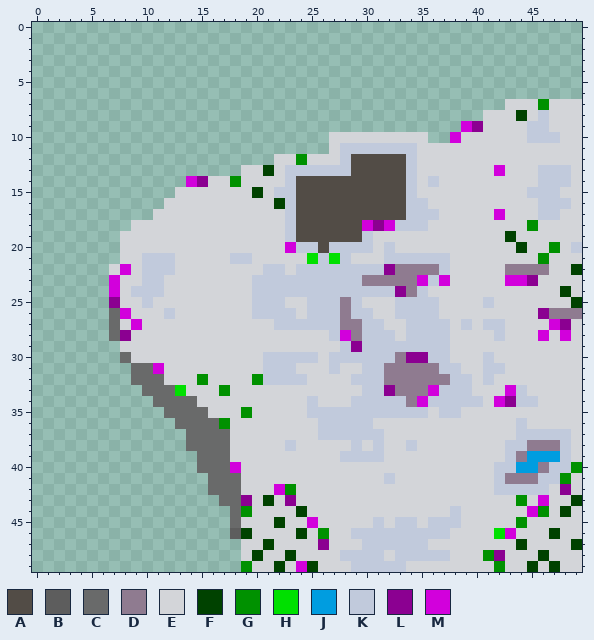
Edited in one commit: pixel-art file (rughai/tiles/tiled/r_0_0/prop map/r_0_0_mm.ase). Above is the file before it was changed.
50x50 pixels, 1 frame.
Visible layers, top first: "r_veg_0", "r_grass_1", "r_grass_0", "r_tree_s", "r_tree_m", "r_tree_l", "Layer".
Palette (. is transparent): A #524c46  B #5d5d5d  C #696a6a  D #8f7b90  E #d3d5d9  F #004200  G #009100  H #00e000  J #009de0  K #c1cadc  L #8b0091  M #d200dc
Pixels before (only the part around the change), first column x 2:
 0 ................................................
 1 ................................................
 2 ................................................
 3 ................................................
 4 ................................................
 5 ................................................
 6 ................................................
 7 .........................................EEEGEEE
 8 .......................................EEEFEKEEE
 9 .....................................MLEEEEKKEEE
10 .........................EEEEEEEEE..MEEEEEEKKKEE
11 .........................EKKKKKKKEEEEEEEEEEEEEEE
12 ....................EEGEEEKAAAAAKEEEEEEEEEEEEEEE
13 .................EEFEKKKKKKAAAAAKEEEEEEEMEEEKKKE
14 ............MLEEGEEEEKAAAAAAAAAAKEKEEEEEEEEEKKKE
15 ...........EEEEEEEFEKKAAAAAAAAAAKEEEEEEEEEEKKKEE
16 ..........EEEEEEEEEEFKAAAAAAAAAAKKEEEEEEEEEEKKKE
17 .........EEEEEEEEEEEEKAAAAAAAAAAKKKEEEEEMEEEKKEE
18 .......EEEEEEEEEEEEEEKAAAAAAMLMKKKEEEEEEEEEGEEEE
19 ......EEEEEEEEEEEEEEEKAAAAAAKEEEEEEEEEEEEFEEEEEE
20 ......EEEEEEEEEEEEEEEMKKAKKKKEKEEEEEEEEEEEFEEGEK
21 ......EEKKKEEEEEKKEEEEEHKHKEEEKKKKKKEEEEEEEEGEEE
22 .....EMEKKKEEEEEEEEKKEKKKKKKKKLDDDDKEEEEEDDDDEEF
23 .....MEEKKEEEEEEEEKKKKKKKKKKDDDDDMKMEEEEEMMLEEEE
24 .....MEKKKEEEEEEEEKKKKKKKKKKKKKLDKEEEEEEEEEEEEFE
25 .....LEEKEEEEEEEEEKKKEEKKKDKEEEKKKKEEEEKEEEEEEEF
26 .....CMEEEKEEEEEEEKKKKEKKKDKKEEKKKKEEEEEEEEELDDD
27 .....CEMEEEEEEEEEEEEKKKKKKDDKKEEKKKKEKEKKEEEEMLE
28 .....CLEEEEEEEEEEEEEEEEEEKMDKKKEKKKKEEEEKEEEMEME
29 ......EEEEEEEEEEEEEEEEEEEEKLKKKKKKKKEEEEEEEEEEEE
30 ......CEEEEEEEEEEEEKKKKKEKKKKKKDLLKKEEEKEEEEEEEE
31 .......CCMEEEEEEEEEKKKEEEKEEKKDDDDDKKEEKKEEEEEEE
32 .......CCCEEEGEEEEGKKKKEEEEKKKDDDDDDKKEKEEEEEEEE
33 ........CCCHEEEGEEEEEEEEEEEEKKLDDDMKKKEEEMKEEEEE
34 .........CCCCEEEEEEEEEEKEEEKKKKKDMKKKKKEMLKKEEEE
35 ..........CCCCEEEGEEEEEKKKKKKKKKKKEKKEEEEEEEEEEE
36 ...........CCCCGEEEEEEEEKKKKKEEEEEEEEEEEEEKEEEEE
37 ............CCCCEEEEEEEEKKKKKKEEEEEEEEEEEEKKKKKE
38 ............CCCCEEEEEKEEEEEKEKEEKEEEEEEEEKKDDDKE
39 .............CCCEEEEEEEEEEKKKKEEEEEEEEEEEKDJJJKE
40 .............CCCMEEEEEEEEEEEEEEEEEEEEEEEKKJJDKKG
41 ..............CCCEEEEEEEEEEEEEKEEEEEEEEEKDDDKKGE
42 ..............CCCEEEMGEEEEEEEEEEEEEEEEEEKKKKKELE
43 ...............CCLEFELEEEEEEEEEEEEEEEEEEEEGEMEEF
44 ................CGEEEEFEEEEEEEEEEEEEKEEEEEEMGEFE
45 ................CEEEFEEMEEEEEKEKKEKKKEEEEEGEEEEE
46 ................BFEEEEFEGEEKKKKKKKKKEEEEHMEEEFEE
47 .................EEFEEEELEEEKKKKKKEEEEEEEEFEEEEF
48 .................EFEEFEEEEKKKKEKKKKKEEEGLEEEFEEE
49 .................GEEFEMFEEEKKKKKEEEEEEEEGEEFEFEE
The result:
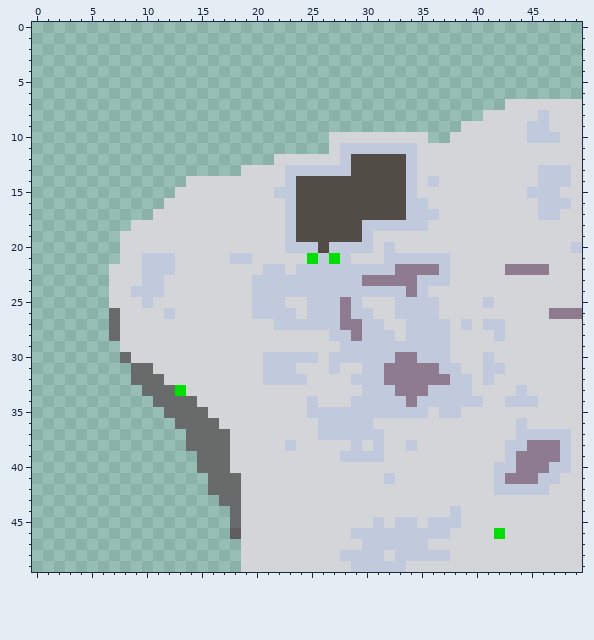
From old to new:
layer "r_tree_l" now hidden
layer "r_tree_m" now hidden
layer "r_grass_0" now hidden
layer "r_grass_1" now hidden
layer "r_veg_0" now hidden
Changed rows in their new state; - is an unchanged pixel.
first column x 7:
 7 ---------------------------------------E---
 8 -------------------------------------E-----
 9 --------------------------------EE---------
10 -------------------------------E-----------
12 -----------------E-------------------------
13 --------------E--------------------E-------
14 -------EE--E-------------------------------
15 -------------E-----------------------------
16 ---------------E---------------------------
17 -----------------------------------E-------
18 -----------------------KKK------------E----
19 ------------------------------------E------
20 ----------------K--------------------E--E--
21 ---------------------------------------E---
22 -E-----------------------K----------------E
23 E---------------------------K-K-----EEE----
24 E-------------------------K--------------E-
25 E-----------------------------------------E
26 -E-------------------------------------E---
27 --E-------------------------------------EE-
28 -E-------------------K-----------------E-E-
29 ----------------------K--------------------
30 ---------------------------DK--------------
31 ----E--------------------------------------
32 --------E----E-----------------------------
33 ----------E--------------K---K------E------
34 ----------------------------K------EK------
35 ------------E------------------------------
36 ----------E--------------------------------
39 --------------------------------------DDD--
40 -----------E-------------------------DD---E
41 -----------------------------------------E-
42 ---------------EE------------------------E-
43 ------------E-E-E--------------------E-E--E
44 ------------E----E--------------------EE-E-
45 ---------------E--E------------------E-----
46 ------------E----E-E----------------E---E--
47 --------------E----E-----------------E----E
48 -------------E--E-----------------EE---E---
49 ------------E--E-EE----------------E--E-E--
